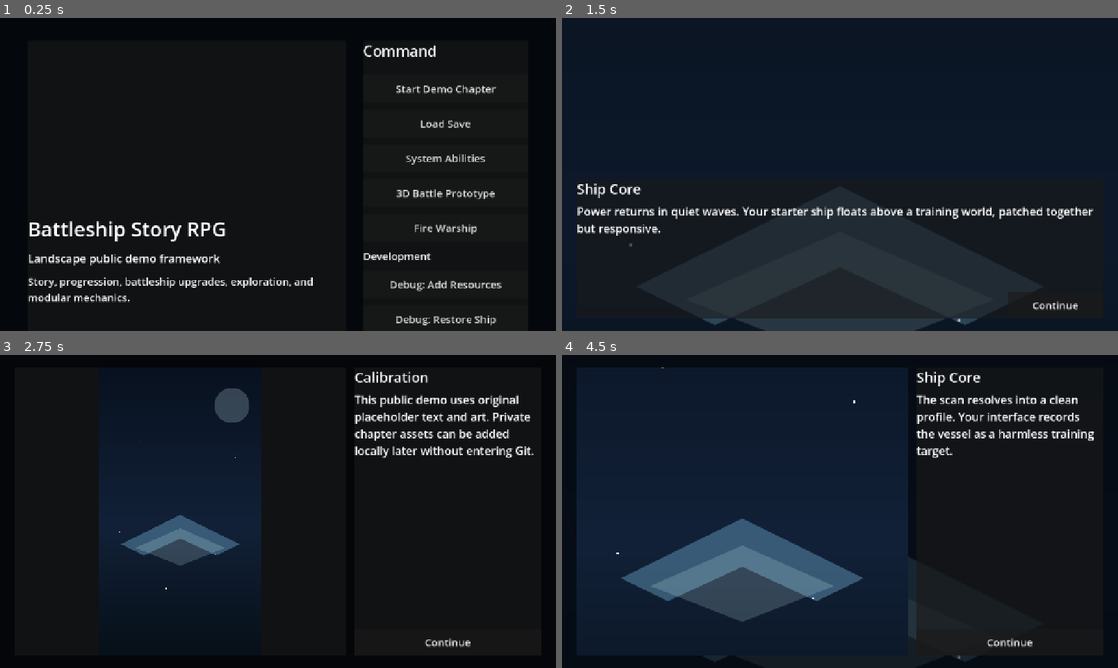
Above: before the commit, frames 1-4 (two rows, left to right).
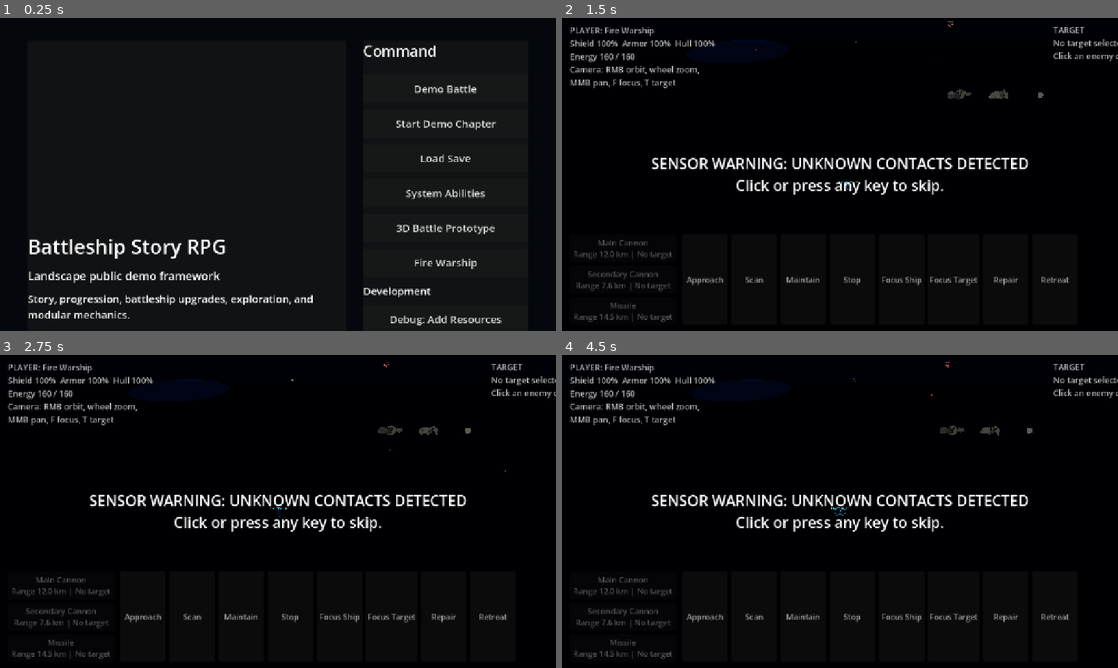
Above: after the commit, the same moments.

Repository: Anandkripal/battleship-story-rpg
Game: Godot game, scene res://scenes/main_menu.tscn
Two runs of this game, one before a commit and one after it. Both use one fixed random seed, a clock stepped at 60 frames per second and the inputs below.
Inputs (mouse positions are in pixels of both pictures, inside the frame that each line leads up to):
- Up to frame 1 (0.25 s): no input
- Up to frame 2 (1.5 s): click (1006, 89) at 0.5 s, where only the run after the commit has a clickable "Demo Battle"; click (901, 280) at 1.25 s, where only the run after the commit has a clickable "Focus Ship"
- Up to frame 3 (2.75 s): click (494, 642) at 2 s, where only the run before the commit has a clickable "Continue"
- Up to frame 4 (4.5 s): click (1012, 642) at 2.75 s, where only the run before the commit has a clickable "Continue"; click (1012, 611) at 3.5 s, where only the run before the commit has a clickable "Run a careful scan."; click (956, 639) at 4.25 s, where only the run before the commit has a clickable "Complete Scan"

The runs differ from the first frame. In frame 1, 7.0% of the frame differs, in the area x 5-91%, y 21-99%; in frame 2, 91%, in the area x 0-100%, y 0-100%; in frame 3, 27%; in frame 4, 59%.

Commit message:
Add standalone visible demo battle

Diff:
--- a/data/battle_3d_configs.json
+++ b/data/battle_3d_configs.json
@@ -1,4 +1,89 @@
 {
+  "demo_visible_battle": {
+    "display_name": "Standalone Demo Battle",
+    "battlefield_radius": 14000,
+    "auto_select_first_enemy": true,
+    "keep_opening_camera_after_intro": true,
+    "intro": {
+      "enabled": false
+    },
+    "opening_camera": {
+      "target_midpoint": true,
+      "follow_selected": false,
+      "yaw_degrees": 22,
+      "pitch_degrees": -28,
+      "distance": 6200
+    },
+    "environment": {
+      "starfield_count": 260,
+      "ambient_color": [0.16, 0.19, 0.28],
+      "ambient_energy": 1.05,
+      "glow_intensity": 0.48,
+      "planet": {
+        "visual_model": "distant_planet_quaternius",
+        "position": [-7200, -1600, -18000],
+        "radius": 4200,
+        "color": [0.22, 0.42, 0.82]
+      },
+      "sun": {
+        "position": [12000, 8500, -9000],
+        "color": [1.0, 0.86, 0.58],
+        "energy": 3.1
+      },
+      "asteroid_field": {
+        "count": 14,
+        "center": [3900, -160, -4400],
+        "spread": [3600, 700, 2300],
+        "visual_models": ["asteroid_rock_1", "asteroid_rock_2"]
+      }
+    },
+    "player_fleet": {
+      "faction": "player",
+      "ships": [
+        {
+          "id": "demo_player_fire_warship",
+          "definition": "fire_warship_mk1",
+          "display_name": "Fire Warship",
+          "position": [0, 0, 0],
+          "weapons": ["main_cannon_mk1", "secondary_cannon_mk1", "missile_mk1"],
+          "ai_profile": "player"
+        }
+      ]
+    },
+    "enemy_fleet": {
+      "faction": "enemy",
+      "ships": [
+        {
+          "id": "demo_frigate_01",
+          "definition": "enemy_frigate",
+          "display_name": "Demo Frigate",
+          "position": [1800, 60, -4400],
+          "weapons": ["enemy_pulse_cannon"],
+          "ai_profile": "aggressive",
+          "reward": {"source_points": 3, "materials": {"iron": 2}}
+        },
+        {
+          "id": "demo_frigate_02",
+          "definition": "enemy_frigate",
+          "display_name": "Wing Frigate",
+          "position": [-2300, 120, -5600],
+          "weapons": ["enemy_pulse_cannon"],
+          "ai_profile": "aggressive",
+          "reward": {"source_points": 3, "materials": {"copper": 1}}
+        },
+        {
+          "id": "demo_destroyer_01",
+          "definition": "enemy_destroyer",
+          "display_name": "Demo Destroyer",
+          "position": [760, -80, -7600],
+          "weapons": ["enemy_pulse_cannon", "missile_mk1"],
+          "ai_profile": "maintain_range",
+          "reward": {"source_points": 8, "materials": {"iron": 4, "titanium": 1}}
+        }
+      ]
+    },
+    "reward_multiplier": 1.0
+  },
   "prototype_fire_warship_trial": {
     "display_name": "Fire Warship Trial",
     "battlefield_radius": 28000,
--- a/scenes/main_menu.gd
+++ b/scenes/main_menu.gd
@@ -76,6 +76,7 @@
 	action_spacer.size_flags_vertical = Control.SIZE_EXPAND_FILL
 	actions.add_child(action_spacer)
 
+	_add_button(actions, "Demo Battle", func() -> void: _singleton("GameEventManager").launch_battle({"battle_config": "demo_visible_battle"}))
 	_add_button(actions, "Start Demo Chapter", func() -> void: _singleton("EventRunner").start_demo_chapter())
 	_add_private_chapter_buttons(actions)
 	_add_button(actions, "Load Save", func() -> void: _singleton("EventRunner").continue_saved_game())
--- a/scripts/combat/battle_controller.gd
+++ b/scripts/combat/battle_controller.gd
@@ -93,7 +93,7 @@
 		elif mouse_event.button_index == MOUSE_BUTTON_WHEEL_UP and mouse_event.pressed:
 			camera_distance = max(180.0, camera_distance * 0.88)
 		elif mouse_event.button_index == MOUSE_BUTTON_WHEEL_DOWN and mouse_event.pressed:
-			camera_distance = min(2600.0, camera_distance * 1.12)
+			camera_distance = min(36000.0, camera_distance * 1.12)
 		elif mouse_event.button_index == MOUSE_BUTTON_LEFT and mouse_event.pressed:
 			_handle_left_click(mouse_event.position)
 	elif event is InputEventMouseMotion:
@@ -141,6 +141,10 @@
 		selected_ship.set_selected(true)
 		camera_target = selected_ship.global_position
 		follow_selected = true
+	if bool(config.get("auto_select_first_enemy", false)) and not enemy_ships.is_empty():
+		target_ship = enemy_ships[0]
+		manual_scans[target_ship.ship_id] = true
+		target_ship.set_selected(true)
 	result = {
 		"result": "running",
 		"ships_destroyed": 0,
@@ -151,7 +155,9 @@
 		"alternate_space": bool(payload.get("alternate_space", false))
 	}
 	_refresh_hud()
+	_update_ship_markers()
 	_start_intro()
+	_apply_opening_camera()
 
 
 func _build_world() -> void:
@@ -160,13 +166,15 @@
 	env.background_mode = Environment.BG_COLOR
 	env.background_color = Color(0.004, 0.006, 0.015)
 	env.ambient_light_source = Environment.AMBIENT_SOURCE_COLOR
-	env.ambient_light_color = Color(0.06, 0.08, 0.12)
+	var env_data: Dictionary = config.get("environment", {})
+	env.ambient_light_color = _array_to_color(env_data.get("ambient_color", [0.11, 0.14, 0.2]), Color(0.11, 0.14, 0.2))
+	env.ambient_light_energy = float(env_data.get("ambient_energy", 0.8))
 	env.glow_enabled = true
-	env.glow_intensity = 0.28
+	env.glow_intensity = float(env_data.get("glow_intensity", 0.38))
 	environment.environment = env
 	add_child(environment)
 
-	var sun_data: Dictionary = config.get("environment", {}).get("sun", {})
+	var sun_data: Dictionary = env_data.get("sun", {})
 	var sun_position: Vector3 = _array_to_vec3(sun_data.get("position", [24000, 12000, -18000]))
 	var light := DirectionalLight3D.new()
 	light.look_at_from_position(sun_position.normalized() * -1000.0, Vector3.ZERO, Vector3.UP)
@@ -180,9 +188,9 @@
 	add_child(camera)
 	_reset_camera()
 
-	_add_starfield(int(config.get("environment", {}).get("starfield_count", 260)))
-	_add_planet(config.get("environment", {}).get("planet", {}))
-	_add_asteroid_field(config.get("environment", {}).get("asteroid_field", {}))
+	_add_starfield(int(env_data.get("starfield_count", 260)))
+	_add_planet(env_data.get("planet", {}))
+	_add_asteroid_field(env_data.get("asteroid_field", {}))
 	_add_grid()
 	_build_hud()
 
@@ -391,6 +399,7 @@
 	]
 	target_label.text = _target_text()
 	_rebuild_weapon_buttons()
+	_update_ship_markers()
 
 
 func _target_text() -> String:
@@ -573,7 +582,10 @@
 			selected_ship.set_selected(true)
 			_log("Selected %s." % selected_ship.display_name)
 		else:
+			if target_ship != null:
+				target_ship.set_selected(false)
 			target_ship = clicked_ship
+			target_ship.set_selected(true)
 			_log("Target selected: %s." % TARGETING.detection_label(_detection_state(selected_ship, target_ship)))
 		return
 
@@ -625,6 +637,7 @@
 	camera_distance = 9000.0
 	if selected_ship != null:
 		camera_target = selected_ship.global_position
+	_apply_opening_camera()
 
 
 func _check_battle_end() -> void:
@@ -738,7 +751,10 @@
 		intro_overlay.queue_free()
 		intro_overlay = null
 	_log("SENSOR WARNING: UNKNOWN CONTACTS DETECTED")
-	_focus_selected_ship()
+	if bool(config.get("keep_opening_camera_after_intro", false)):
+		_apply_opening_camera()
+	else:
+		_focus_selected_ship()
 
 
 func _show_completion_overlay(final_result: Dictionary) -> void:
@@ -822,7 +838,7 @@
 		return
 	follow_selected = true
 	camera_target = selected_ship.global_position
-	camera_distance = max(2400.0, float(selected_ship.visual_length) * 8.0)
+	camera_distance = max(1800.0, float(selected_ship.visual_length) * 6.0)
 
 
 func _focus_target_ship() -> void:
@@ -832,6 +848,40 @@
 	follow_selected = false
 	camera_target = target_ship.global_position
 	camera_distance = max(2600.0, float(target_ship.visual_length) * 7.0)
+
+
+func _apply_opening_camera() -> void:
+	var camera_data: Dictionary = config.get("opening_camera", {})
+	if camera_data.is_empty():
+		return
+	follow_selected = bool(camera_data.get("follow_selected", false))
+	camera_yaw = deg_to_rad(float(camera_data.get("yaw_degrees", 18.0)))
+	camera_pitch = deg_to_rad(float(camera_data.get("pitch_degrees", -30.0)))
+	camera_distance = float(camera_data.get("distance", 5200.0))
+	camera_target = _array_to_vec3(camera_data.get("target", [0, 0, -1800]))
+	if bool(camera_data.get("target_midpoint", false)) and selected_ship != null and target_ship != null:
+		camera_target = selected_ship.global_position.lerp(target_ship.global_position, 0.42)
+
+
+func _update_ship_markers() -> void:
+	if selected_ship == null:
+		return
+	for ship in player_ships:
+		if ship != null and ship.has_method("set_marker_text"):
+			ship.set_marker_text("FIRE WARSHIP", Color(0.35, 0.95, 1.0))
+	for enemy in enemy_ships:
+		if enemy == null or not enemy.has_method("set_marker_text"):
+			continue
+		var detection: int = _detection_state(selected_ship, enemy)
+		match detection:
+			TARGETING.DetectionState.SCANNED:
+				enemy.set_marker_text("%s\n%s" % [enemy.display_name.to_upper(), _format_distance(selected_ship.global_position.distance_to(enemy.global_position))], Color(1.0, 0.38, 0.24))
+			TARGETING.DetectionState.CLASSIFIED:
+				enemy.set_marker_text("HOSTILE %s\n%s" % [enemy.ship_class.to_upper(), _format_distance(selected_ship.global_position.distance_to(enemy.global_position))], Color(1.0, 0.62, 0.24))
+			TARGETING.DetectionState.CONTACT:
+				enemy.set_marker_text("UNKNOWN CONTACT\n%s" % _format_distance(selected_ship.global_position.distance_to(enemy.global_position)), Color(1.0, 0.86, 0.28))
+			_:
+				enemy.set_marker_text("SIGNAL\n%s" % _format_distance(selected_ship.global_position.distance_to(enemy.global_position)), Color(0.7, 0.7, 0.7))
 
 
 func _detection_state(observer: Variant, target: Variant) -> int:
--- a/scripts/combat/ship_controller.gd
+++ b/scripts/combat/ship_controller.gd
@@ -37,6 +37,7 @@
 var engine_particles: Array[GPUParticles3D] = []
 var selection_ring: MeshInstance3D
 var shield_flash: MeshInstance3D
+var marker_label: Label3D
 
 
 func setup(config: Dictionary, definition: Dictionary, weapon_defs: Dictionary) -> void:
@@ -179,6 +180,13 @@
 		selection_ring.visible = selected
 
 
+func set_marker_text(text: String, color: Color) -> void:
+	if marker_label == null:
+		return
+	marker_label.text = text
+	marker_label.modulate = color
+
+
 func get_status_percent() -> Dictionary:
 	return {
 		"shield": shield / max(1.0, float(stats.get("max_shield", 1))),
@@ -263,6 +271,7 @@
 	_add_hardpoints()
 	_add_engine_effects()
 	_add_selection_and_shield()
+	_add_marker_label()
 
 
 func _add_visual_wrapper(definition: Dictionary) -> void:
@@ -365,6 +374,20 @@
 	vfx_root.add_child(shield_flash)
 
 
+func _add_marker_label() -> void:
+	marker_label = Label3D.new()
+	marker_label.name = "TacticalLabel"
+	marker_label.text = display_name
+	marker_label.position = Vector3(0, max(90.0, visual_length * 0.42), 0)
+	marker_label.font_size = 42
+	marker_label.pixel_size = max(0.9, visual_length * 0.006)
+	marker_label.outline_size = 8
+	marker_label.outline_modulate = Color(0.0, 0.0, 0.0, 0.9)
+	marker_label.modulate = Color(0.35, 0.95, 1.0) if faction == "player" else Color(1.0, 0.35, 0.24)
+	marker_label.billboard = BaseMaterial3D.BILLBOARD_ENABLED
+	vfx_root.add_child(marker_label)
+
+
 func _engine_material(intensity: float) -> StandardMaterial3D:
 	var material := StandardMaterial3D.new()
 	material.albedo_color = Color(0.1, 0.55, 1.0, 0.86)
--- /dev/null
+++ b/tools/smoke_demo_battle.gd
@@ -0,0 +1,50 @@
+extends SceneTree
+
+
+func _init() -> void:
+	call_deferred("_run")
+
+
+func _run() -> void:
+	var errors: Array[String] = []
+	var packed: PackedScene = load("res://scenes/combat/battle_3d.tscn")
+	if packed == null:
+		print("Demo battle smoke failed: missing battle scene")
+		quit(1)
+		return
+
+	var battle: Node = packed.instantiate()
+	root.add_child(battle)
+	battle.setup({"battle_config": "demo_visible_battle"})
+	for index in range(20):
+		await process_frame
+
+	if battle.get("player_ships").is_empty():
+		errors.append("No player ship spawned.")
+	if battle.get("enemy_ships").size() < 3:
+		errors.append("Expected at least 3 demo enemies.")
+	if battle.get("target_ship") == null:
+		errors.append("Demo did not auto-select an enemy target.")
+	if battle.get("camera_distance") > 7000.0:
+		errors.append("Demo camera starts too far away.")
+	if battle.get("intro_active"):
+		errors.append("Demo battle should skip the cinematic intro.")
+
+	var camera: Camera3D = battle.get("camera")
+	var selected_ship: Variant = battle.get("selected_ship")
+	var target_ship: Variant = battle.get("target_ship")
+	if camera != null and selected_ship != null and target_ship != null:
+		if not camera.is_position_in_frustum(selected_ship.global_position):
+			errors.append("Player ship is outside the opening camera frustum.")
+		if not camera.is_position_in_frustum(target_ship.global_position):
+			errors.append("Selected target is outside the opening camera frustum.")
+
+	if errors.is_empty():
+		print("Demo battle smoke test passed.")
+		quit(0)
+		return
+
+	print("Demo battle smoke test failed:")
+	for error in errors:
+		print("- %s" % error)
+	quit(1)
Not shown, changed: README.md
Not shown, changed: docs/THREE_D_GAMEPLAY.md
